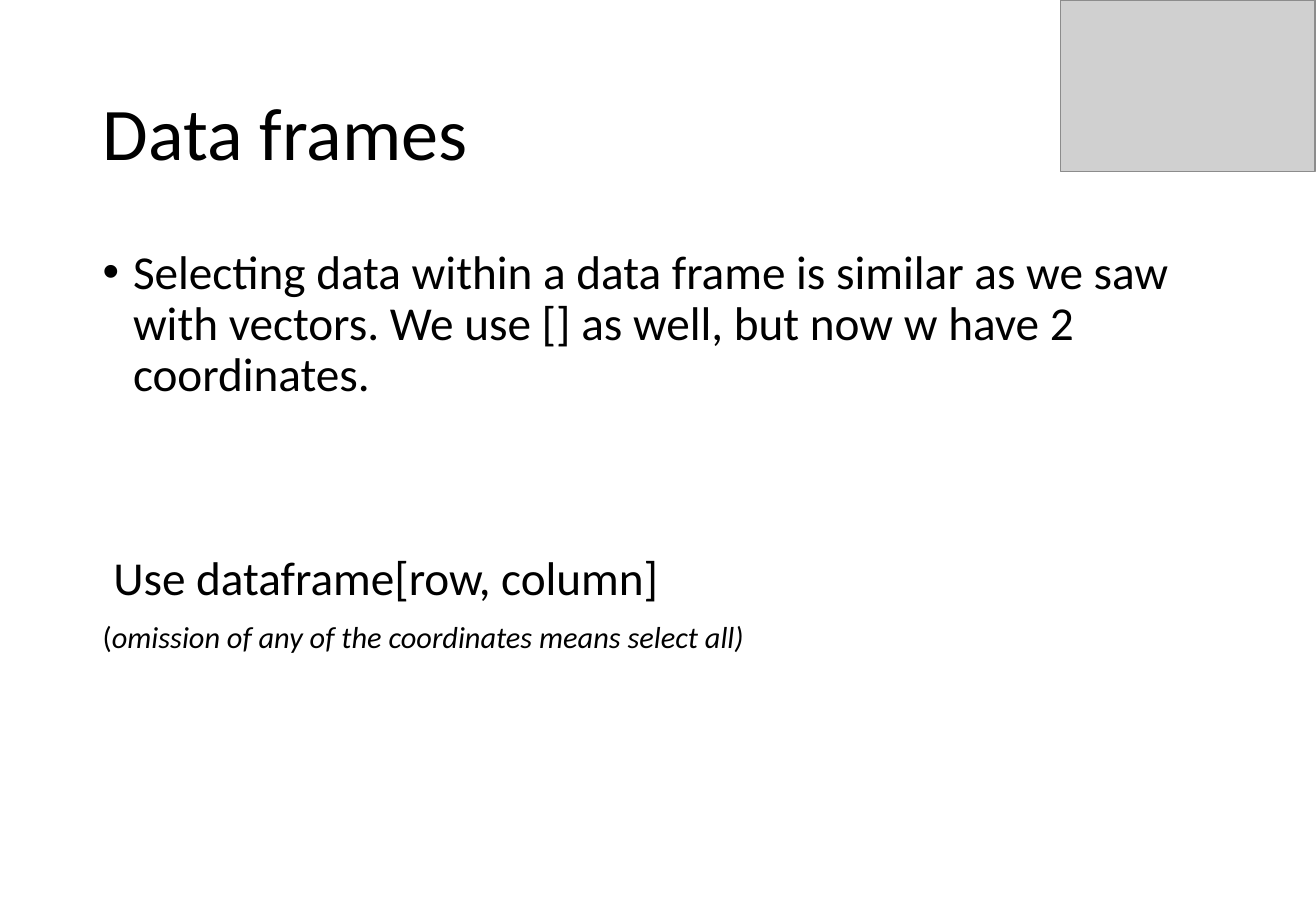
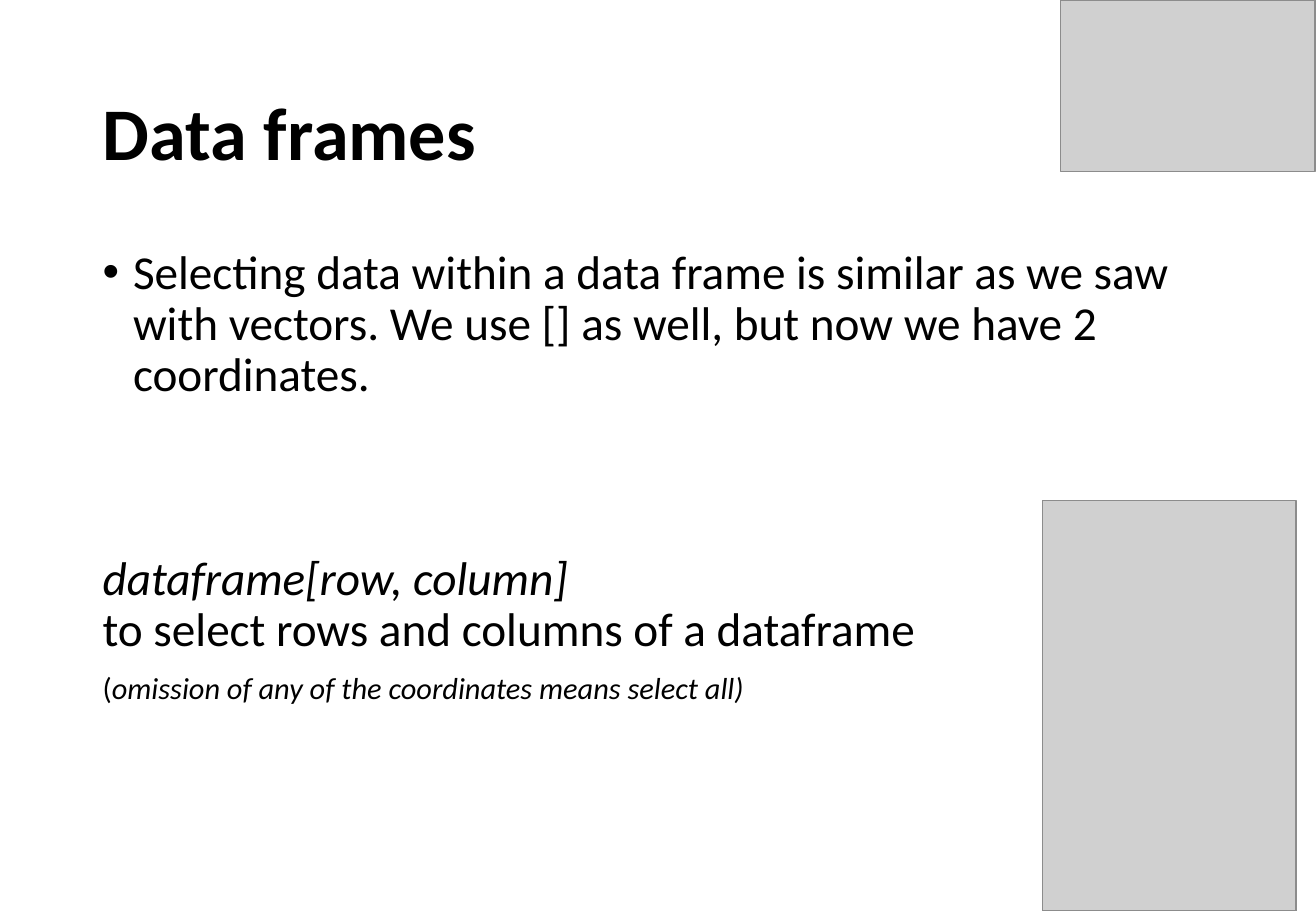
Before and after one commit to ramsyagha/tutorials, a slide deck: slide 23 of Lectures/1_Introduction to R.pptx (slide 19 before the commit). Drawn at 1316x911 pixels with LibreOffice and Linux fonts; fonts in the diff are those of the drawing; grey boxes stand for pictures. Boxes give left, top, right and bottom in pixels: in the first picture for what was removed or moved away, otherwise in the second. Text is boxed around its words. In the diff, an @@ line names an element or a change of style, - is before the commit and + after.

Commit message:
Polished - Up to 2_ Data_handling

```diff
--- a/Lectures/1_Introduction to R.pptx
+++ b/Lectures/1_Introduction to R.pptx
@@ title "Data frames" at <box>103,108,476,161</box>: bold on @@
@@ text at <box>103,256,1169,647</box>: text changed @@
-• Selecting data within a data frame is similar as we saw with vectors. We use [] as well, but now w have 2 coordinates.
-Use dataframe[row, column]
+• Selecting data within a data frame is similar as we saw with vectors. We use [] as well, but now we have 2 coordinates.
+dataframe[row, column]
+to select rows and columns of a dataframe
@@ picture added at <box>1043,501,1297,911</box> @@
```
Also in this commit, not shown: 21 other slides changed, 5 slides added, 1 slide removed.
